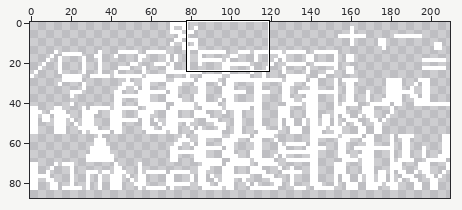
A sprite sheet gets an edit: Fonts/_service 24px [main] 15x15.png. Above, an overview of the earlier version with the close-up marked.
Close-up. Before the edit:
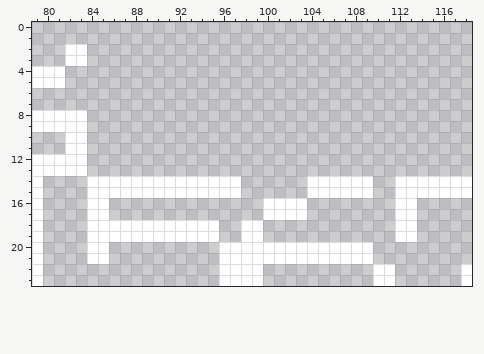
The file is 210x210 pixels. Shown: x 79..118, y 0..23. The wide view leaves out empty margins.
The same view after the edit:
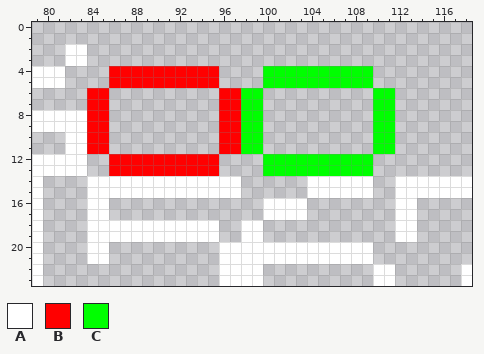
Palette (. is transparent): A #ffffff  B #ff0000  C #00ff00
Change:
@@ x 79..118 @@
  3 ...AA...................................
- 4 AAA.....................................
- 5 AAA.....................................
- 6 ........................................
- 7 ........................................
- 8 AAAAA...................................
- 9 AAAAA...................................
-10 ...AA...................................
-11 ...AA...................................
-12 AAAAA...................................
-13 AAAAA...................................
+ 4 AAA....BBBBBBBBBB....CCCCCCCCCC.........
+ 5 AAA....BBBBBBBBBB....CCCCCCCCCC.........
+ 6 .....BB..........BBCC..........CC.......
+ 7 .....BB..........BBCC..........CC.......
+ 8 AAAAABB..........BBCC..........CC.......
+ 9 AAAAABB..........BBCC..........CC.......
+10 ...AABB..........BBCC..........CC.......
+11 ...AABB..........BBCC..........CC.......
+12 AAAAA..BBBBBBBBBB....CCCCCCCCCC.........
+13 AAAAA..BBBBBBBBBB....CCCCCCCCCC.........
 14 A....AAAAAAAAAAAAAA......AAAAAA..AAAAAAA
